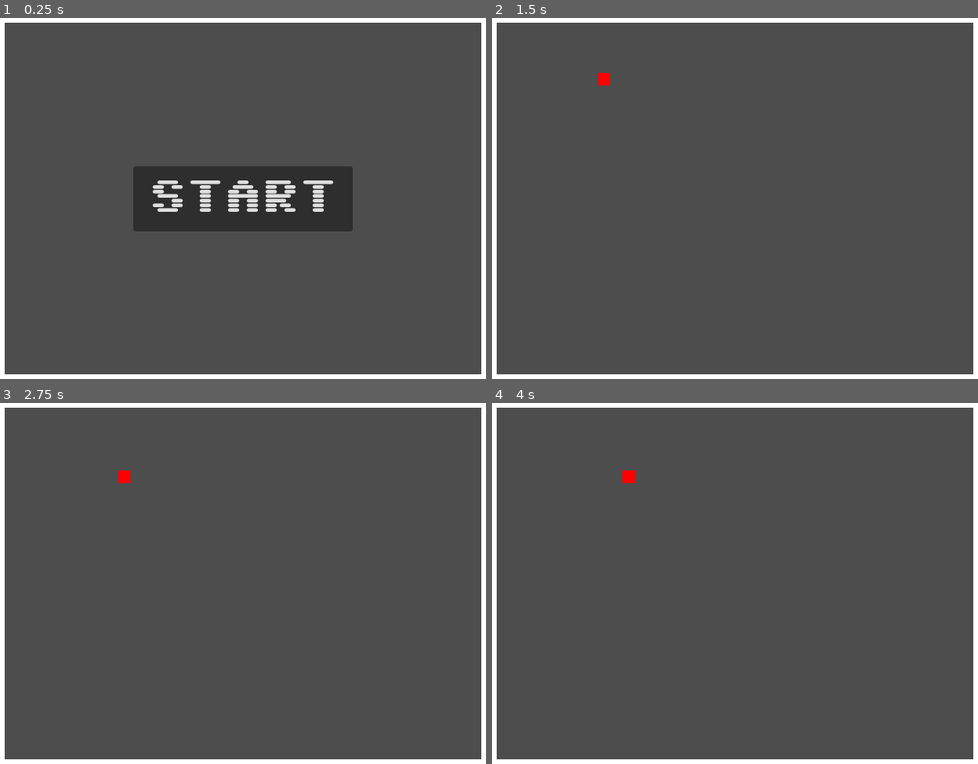
Above: before the commit, frames 1-4 (two rows, left to right).
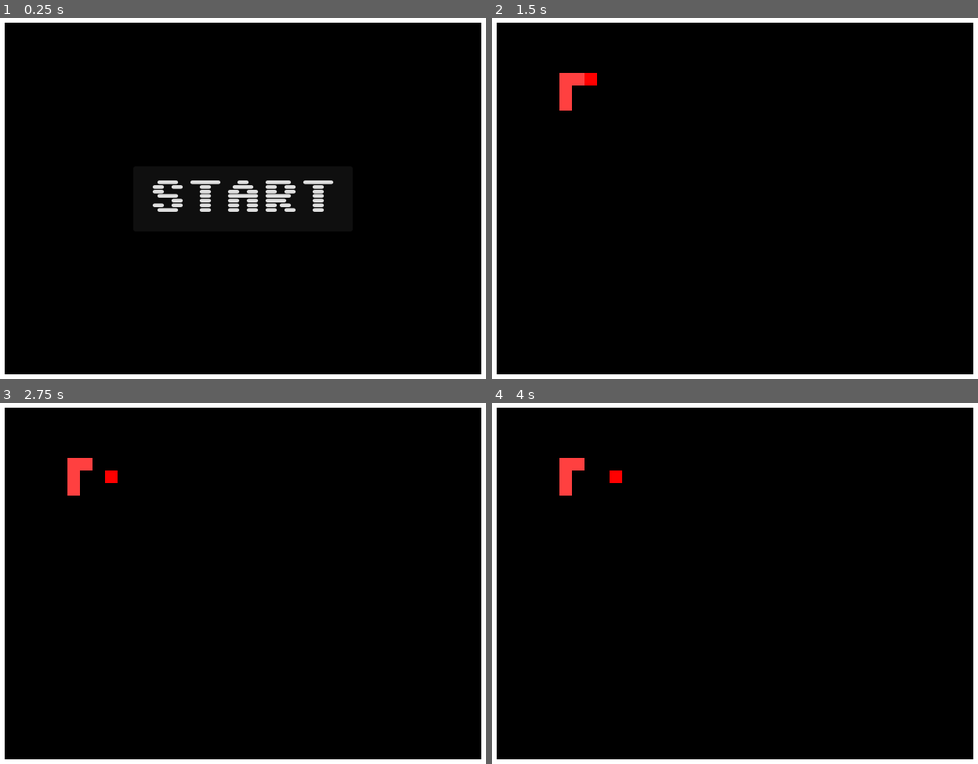
Above: after the commit, the same moments.

Repository: mkacik/godot-snek
Game: Godot game, scene res://scenes/main.tscn
Two runs of this game, one before a commit and one after it. Both use one fixed random seed, a clock stepped at 60 frames per second and the inputs below.
Inputs:
- Up to frame 1 (0.25 s): no input
- Up to frame 2 (1.5 s): click "START" at 0.5 s; tap Enter at 1.25 s; hold Right (move_right) from 1.28 s (still down)
- Up to frame 3 (2.75 s): release Right (move_right) at 2.03 s; hold Down (move_down) from 2.03 s (still down)
- Up to frame 4 (4 s): release Down (move_down) at 2.78 s; hold Right (move_right) 2.78-3.53 s; hold Up (move_up) from 3.53 s (still down)

The runs differ from the first frame. In frame 1, 94% of the frame differs, in the area x 0-100%, y 1-99%; in frame 2, 96%; in frame 3, 96%; in frame 4, 96%.

Commit message:
Add tail scene; Move MoveTimer from Player to Main scene

Diff:
--- a/scenes/hud.gd
+++ b/scenes/hud.gd
@@ -2,12 +2,10 @@
 
 signal start_game
 
-# Called when the node enters the scene tree for the first time.
 func _ready() -> void:
     $GameOverMessage.hide()
     $StartButton.show()
 
-# Called every frame. 'delta' is the elapsed time since the previous frame.
 func _process(_delta: float) -> void:
     pass
 
--- a/scenes/level.gd
+++ b/scenes/level.gd
@@ -5,7 +5,7 @@
 func _ready() -> void:
     position_walls()
 
-func _process(delta: float) -> void:
+func _process(_delta: float) -> void:
     pass
 
 func position_walls() -> void:
--- a/scenes/main.gd
+++ b/scenes/main.gd
@@ -1,16 +1,43 @@
 extends Node
 
-# Called when the node enters the scene tree for the first time.
+@export var cell_size: int = 16
+@export var tail_scene: PackedScene
+
+var tail_segments: Array = [];
+
 func _ready() -> void:
     pass
 
-# Called every frame. 'delta' is the elapsed time since the previous frame.
 func _process(_delta: float) -> void:
     pass
 
+func add_tail_segment(grid_position):
+    var tail_segment = tail_scene.instantiate()
+    tail_segment.position = grid_position * cell_size
+    tail_segments.push_front(tail_segment)
+    add_child(tail_segment)
+
 func new_game():
     $Level.start()
-    $Player.start()
+
+    # start takes grid position, which will be then multiplied by cell size
+    var grid_position: Vector2 = Vector2(8, 5)
+    $Player.start(grid_position)
+
+    grid_position = grid_position + Vector2.LEFT
+    add_tail_segment(grid_position)
+    grid_position = grid_position + Vector2.LEFT
+    add_tail_segment(grid_position)
+    grid_position = grid_position + Vector2.DOWN
+    add_tail_segment(grid_position)
+
+    $TailEnd.position = (grid_position + Vector2.DOWN) * cell_size
+
+    $MoveTimer.start()
 
 func game_over():
+    $MoveTimer.stop()
     $HUD.show_game_over_message()
+
+func _on_move_timer_timeout() -> void:
+    $Player.move()
--- a/scenes/main.tscn
+++ b/scenes/main.tscn
@@ -1,12 +1,24 @@
-[gd_scene load_steps=5 format=3 uid="uid://ci0v6bd3v8irk"]
+[gd_scene load_steps=6 format=3 uid="uid://ci0v6bd3v8irk"]
 
 [ext_resource type="PackedScene" uid="uid://crojdhwqcostg" path="res://scenes/player.tscn" id="1_e3l1q"]
 [ext_resource type="Script" path="res://scenes/main.gd" id="1_pmvye"]
+[ext_resource type="PackedScene" uid="uid://cy37563fghig2" path="res://scenes/tail.tscn" id="2_u8psf"]
 [ext_resource type="PackedScene" uid="uid://ccmivnmm1cxdu" path="res://scenes/hud.tscn" id="3_uv6ks"]
 [ext_resource type="PackedScene" uid="uid://02oxhj8djhwr" path="res://scenes/level.tscn" id="4_0euvk"]
 
 [node name="Main" type="Node"]
 script = ExtResource("1_pmvye")
+tail_scene = ExtResource("2_u8psf")
+
+[node name="Background" type="ColorRect" parent="."]
+anchors_preset = 15
+anchor_right = 1.0
+anchor_bottom = 1.0
+grow_horizontal = 2
+grow_vertical = 2
+color = Color(0, 0, 0, 1)
+
+[node name="TailEnd" parent="." instance=ExtResource("2_u8psf")]
 
 [node name="Player" parent="." instance=ExtResource("1_e3l1q")]
 speed = 400
@@ -15,5 +27,8 @@
 
 [node name="HUD" parent="." instance=ExtResource("3_uv6ks")]
 
+[node name="MoveTimer" type="Timer" parent="."]
+
 [connection signal="game_over" from="Player" to="." method="game_over"]
 [connection signal="start_game" from="HUD" to="." method="new_game"]
+[connection signal="timeout" from="MoveTimer" to="." method="_on_move_timer_timeout"]
--- a/scenes/player.gd
+++ b/scenes/player.gd
@@ -11,29 +11,23 @@
 var next_direction: Vector2
 var target_position: Vector2
 
-func reset_position():
-    position = Vector2(cell_size * 8, cell_size * 5)
+func reset(grid_position: Vector2):
+    position = grid_position * cell_size
     target_position = position
 
-func start():
-    reset_position()
+func start(grid_posistion: Vector2):
+    reset(grid_posistion)
     direction = Vector2.RIGHT
     next_direction = direction
     $CollisionShape2D.set_deferred("disabled", false)
     show()
-    $MoveTimer.start()
 
 func stop():
     hide()
-    $MoveTimer.stop()
     game_over.emit()
 
 func _ready():
     hide()
-
-    # Initial direction
-
-
     # var screen_size = get_viewport_rect().size
 
 func _process(delta: float):
@@ -56,18 +50,12 @@
         # enforce new position to be between current and target position
         position = Common.clamped(position + velocity * delta, previous_position, target_position)
 
-func move_allowed(next_direction) -> bool:
-    return (direction + next_direction) != Vector2.ZERO
+func move_allowed(maybe_next_direction) -> bool:
+    return (direction + maybe_next_direction) != Vector2.ZERO
 
-func _on_move_timer_timeout() -> void:
+func move() -> void:
     direction = next_direction
-    # enforce target position within screen bounds
     target_position = position + direction * cell_size;
 
-    # if target position was not changed, we hit something, so it's game over
-    #if position == target_position:
-    #   stop()
-
-func _on_body_entered(body: Node2D) -> void:
-    print(body)
+func _on_body_entered(_body: Node2D) -> void:
     stop()
--- a/scenes/player.tscn
+++ b/scenes/player.tscn
@@ -8,9 +8,6 @@
 [node name="Player" type="Area2D"]
 script = ExtResource("1_7k03j")
 metadata/_edit_group_ = true
-
-[node name="MoveTimer" type="Timer" parent="."]
-wait_time = 0.7
 
 [node name="CollisionShape2D" type="CollisionShape2D" parent="."]
 position = Vector2(8, 8)
@@ -24,4 +21,3 @@
 color = Color(1, 0, 0, 1)
 
 [connection signal="body_entered" from="." to="." method="_on_body_entered"]
-[connection signal="timeout" from="MoveTimer" to="." method="_on_move_timer_timeout"]
--- /dev/null
+++ b/scenes/tail.tscn
@@ -0,0 +1,16 @@
+[gd_scene load_steps=2 format=3 uid="uid://cy37563fghig2"]
+
+[sub_resource type="RectangleShape2D" id="RectangleShape2D_5ajpk"]
+size = Vector2(16, 16)
+
+[node name="Tail" type="AnimatableBody2D" groups=["tail"]]
+sync_to_physics = false
+
+[node name="CollisionShape2D" type="CollisionShape2D" parent="."]
+position = Vector2(8, 8)
+shape = SubResource("RectangleShape2D_5ajpk")
+
+[node name="ColorRect" type="ColorRect" parent="."]
+offset_right = 16.0
+offset_bottom = 16.0
+color = Color(1, 0.25, 0.25, 1)
